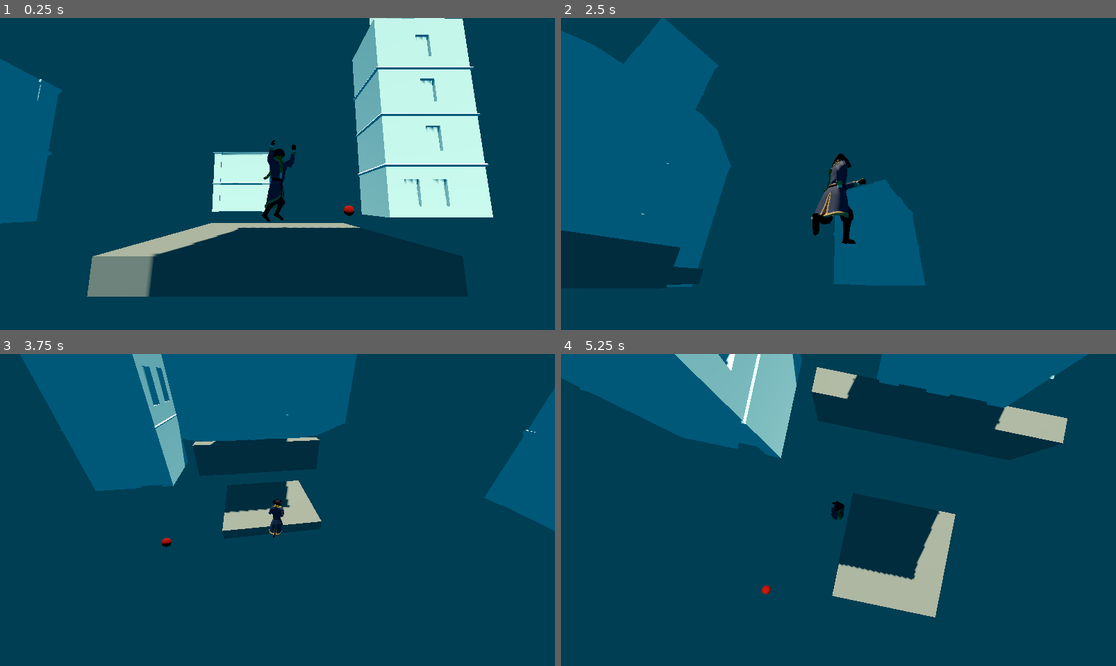
Above: before the commit, frames 1-4 (two rows, left to right).
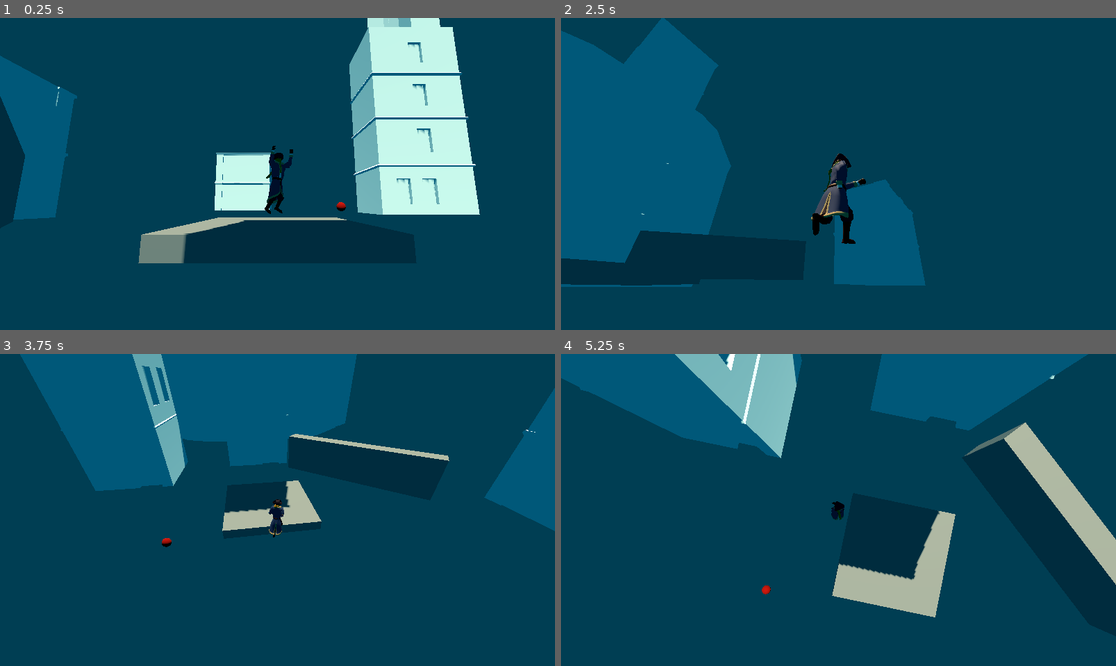
Above: after the commit, the same moments.

Repository: Paladinking/Trekorn
Game: Godot game, scene res://ScenesAndScripts/main.tscn
Same seed, same stepped clock (60 frames per second), same inputs: the game is played once before the commit and once after it.
Inputs (mouse positions are in pixels of both pictures, inside the frame that each line leads up to):
- Up to frame 1 (0.25 s): no input
- Up to frame 2 (2.5 s): tap Enter at 0.5 s; move the mouse to (866, 174) at 0.52 s; hold W (go_forward) from 0.53 s (still down); right-click (866, 174) at 0.6 s; tap Space (jump) at 0.77, 1.52 s; move the mouse to (810, 174) at 1.27 s; tap Up (look_down) at 1.35 s; move the mouse to (849, 167) at 2.02 s; hold Left (look_left) from 2.03 s (still down)
- Up to frame 3 (3.75 s): keep holding W (go_forward); move the mouse to (271, 516) at 2.77 s; release Left (look_left) at 2.78 s; tap Right (look_right) at 2.85 s; tap Space (jump) at 3.02 s; move the mouse to (316, 513) at 3.52 s; hold Down (look_up) from 3.53 s (still down)
- Up to frame 4 (5.25 s): keep holding W (go_forward); tap Space (jump) at 3.77, 4.52 s; move the mouse to (794, 506) at 4.27 s; release Down (look_up) at 4.28 s; click (794, 506) at 4.35 s; move the mouse to (844, 510) at 5.02 s; hold Alt (slow) from 5.03 s (still down)

The runs differ from the first frame. In frame 1, 11% of the frame differs, in the area x 0-89%, y 0-90%; in frame 2, 1.9%; in frame 3, 1.3%; in frame 4, 6.0%.

Commit message:
Vägg uppe

Diff:
--- a/ScenesAndScripts/Characters/main_character.tscn
+++ b/ScenesAndScripts/Characters/main_character.tscn
@@ -108,7 +108,7 @@
 bones/67/rotation = Quaternion(-0.0166591, -0.000479371, -0.0287636, 0.999447)
 
 [node name="Rokoko Video Character_001_Skeleton_Skeleton3D#Skeleton_Skeleton3D#Jigglebone" type="Node3D" parent="Skeleton/Skeleton3D" index="1"]
-transform = Transform3D(0.00541992, -0.00755732, -0.00367577, -0.00430019, -0.00625191, 0.00651321, -0.00722031, -0.00194946, -0.00663828, 0.938277, 2.23723, -0.251671)
+transform = Transform3D(0.00541993, -0.00755731, -0.00367578, -0.00430017, -0.00625193, 0.00651321, -0.00722031, -0.00194946, -0.00663828, 0.938276, 2.23723, -0.25167)
 top_level = true
 script = ExtResource("2_1insv")
 bone_name = "scarf2"
@@ -119,7 +119,7 @@
 forward_axis = 4
 
 [node name="Rokoko Video Character_001_Skeleton_Skeleton3D#Skeleton_Skeleton3D#Jigglebone2" type="Node3D" parent="Skeleton/Skeleton3D" index="2"]
-transform = Transform3D(0.00243742, -0.00791117, -0.00561002, -0.00445344, -0.00605156, 0.0065989, -0.00861544, 0.000889965, -0.00499821, 0.865852, 2.17734, -0.270355)
+transform = Transform3D(0.00243745, -0.00791115, -0.00561003, -0.00445341, -0.00605158, 0.0065989, -0.00861545, 0.000889932, -0.0049982, 0.865852, 2.17734, -0.270348)
 top_level = true
 script = ExtResource("2_1insv")
 bone_name = "scarf3"
@@ -130,7 +130,7 @@
 forward_axis = 4
 
 [node name="Rokoko Video Character_001_Skeleton_Skeleton3D#Skeleton_Skeleton3D#Jigglebone3" type="Node3D" parent="Skeleton/Skeleton3D" index="3"]
-transform = Transform3D(0.000118103, -0.00733293, -0.0067981, -0.00226031, -0.00664218, 0.00712548, -0.00974048, 0.00145243, -0.00173592, 0.731248, 2.24688, -0.261318)
+transform = Transform3D(0.000118094, -0.00733306, -0.00679795, -0.00226034, -0.00664203, 0.0071256, -0.00974048, 0.00145242, -0.00173596, 0.731268, 2.24684, -0.261318)
 top_level = true
 script = ExtResource("2_1insv")
 bone_name = "scarf4"
@@ -141,7 +141,7 @@
 forward_axis = 4
 
 [node name="Rokoko Video Character_001_Skeleton_Skeleton3D#Skeleton_Skeleton3D#Jigglebone4" type="Node3D" parent="Skeleton/Skeleton3D" index="4"]
-transform = Transform3D(0.00310294, -0.00885329, -0.00346279, -0.00506482, -0.00462216, 0.00727896, -0.00804483, -0.000504782, -0.00591826, 0.615578, 2.16475, -0.189366)
+transform = Transform3D(0.00310294, -0.00885329, -0.00346279, -0.00506482, -0.00462216, 0.00727896, -0.00804483, -0.000504782, -0.00591826, 0.615583, 2.16474, -0.189362)
 top_level = true
 script = ExtResource("2_1insv")
 bone_name = "scarf5"
@@ -151,7 +151,7 @@
 forward_axis = 4
 
 [node name="Rokoko Video Character_001_Skeleton_Skeleton3D#Skeleton_Skeleton3D#Jigglebone5" type="Node3D" parent="Skeleton/Skeleton3D" index="5"]
-transform = Transform3D(0.00305741, -0.00880672, -0.00361855, -0.00487118, -0.00471232, 0.00735293, -0.0081807, -0.000485433, -0.00573066, 0.469608, 2.10047, -0.199706)
+transform = Transform3D(0.00305741, -0.00880672, -0.00361855, -0.00487118, -0.00471232, 0.00735293, -0.0081807, -0.000485433, -0.00573066, 0.469535, 2.10063, -0.199847)
 top_level = true
 script = ExtResource("2_1insv")
 bone_name = "scarf6"
@@ -161,7 +161,7 @@
 forward_axis = 4
 
 [node name="Rokoko Video Character_001_Skeleton_Skeleton3D#Skeleton_Skeleton3D#Jigglebone6" type="Node3D" parent="Skeleton/Skeleton3D" index="6"]
-transform = Transform3D(0.00215966, -0.00956372, 0.0019675, -0.00582176, 0.000356409, 0.00812281, -0.00783855, -0.00289968, -0.0054908, 0.414144, 1.52376, 0.0343083)
+transform = Transform3D(0.00215966, -0.00956372, 0.0019675, -0.00582176, 0.000356409, 0.00812281, -0.00783855, -0.00289968, -0.0054908, 0.414177, 1.52374, 0.0343406)
 top_level = true
 script = ExtResource("2_1insv")
 bone_name = "scarf7"
--- a/ScenesAndScripts/Environments/world.tscn
+++ b/ScenesAndScripts/Environments/world.tscn
@@ -80,7 +80,7 @@
 size = 4
 
 [node name="LongWall" type="StaticBody3D" parent="."]
-transform = Transform3D(1, 0, 0, 0, 1, 0, 0, 0, 1, 0, 0.890748, 6.34184)
+transform = Transform3D(0.748493, 0, -0.663143, 0, 1, 0, 0.663143, 0, 0.748493, -6.40212, 1.41793, 2.3298)
 
 [node name="CSGBox3D" type="CSGBox3D" parent="LongWall"]
 size = Vector3(10, 2.5, 1)
